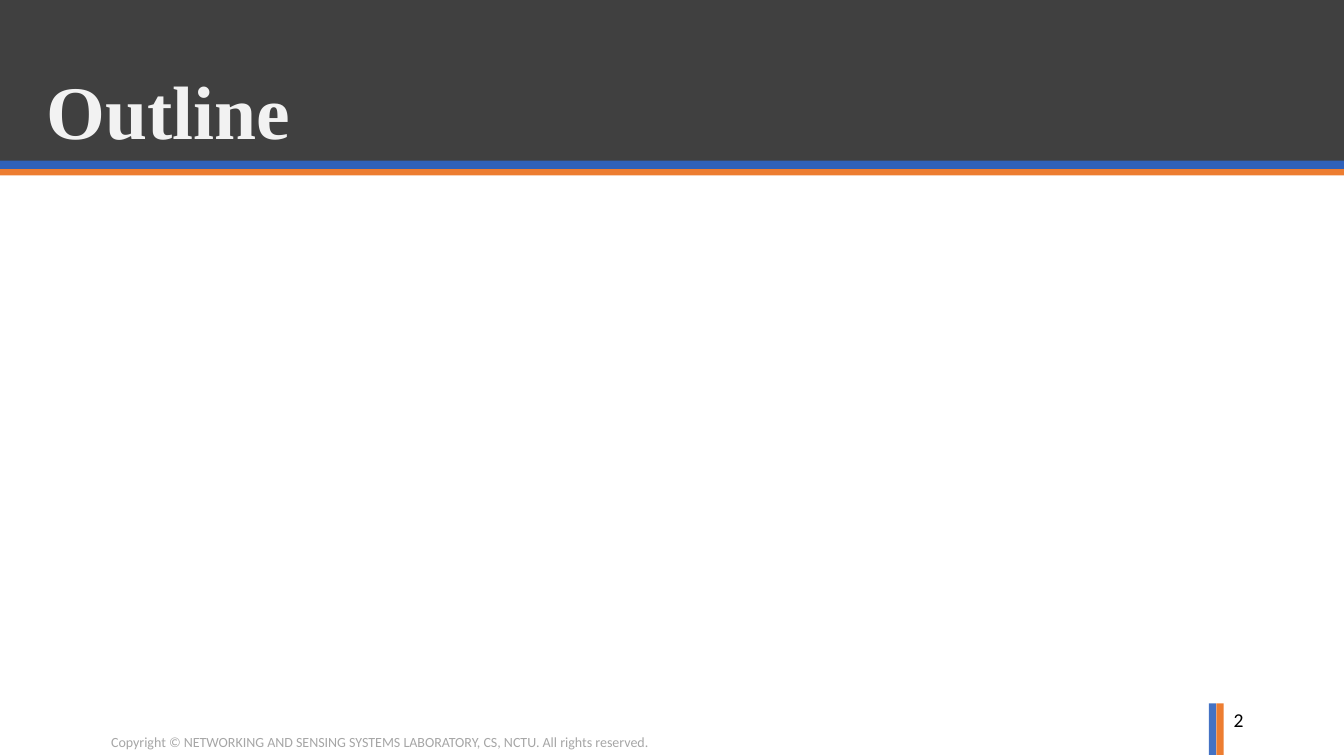
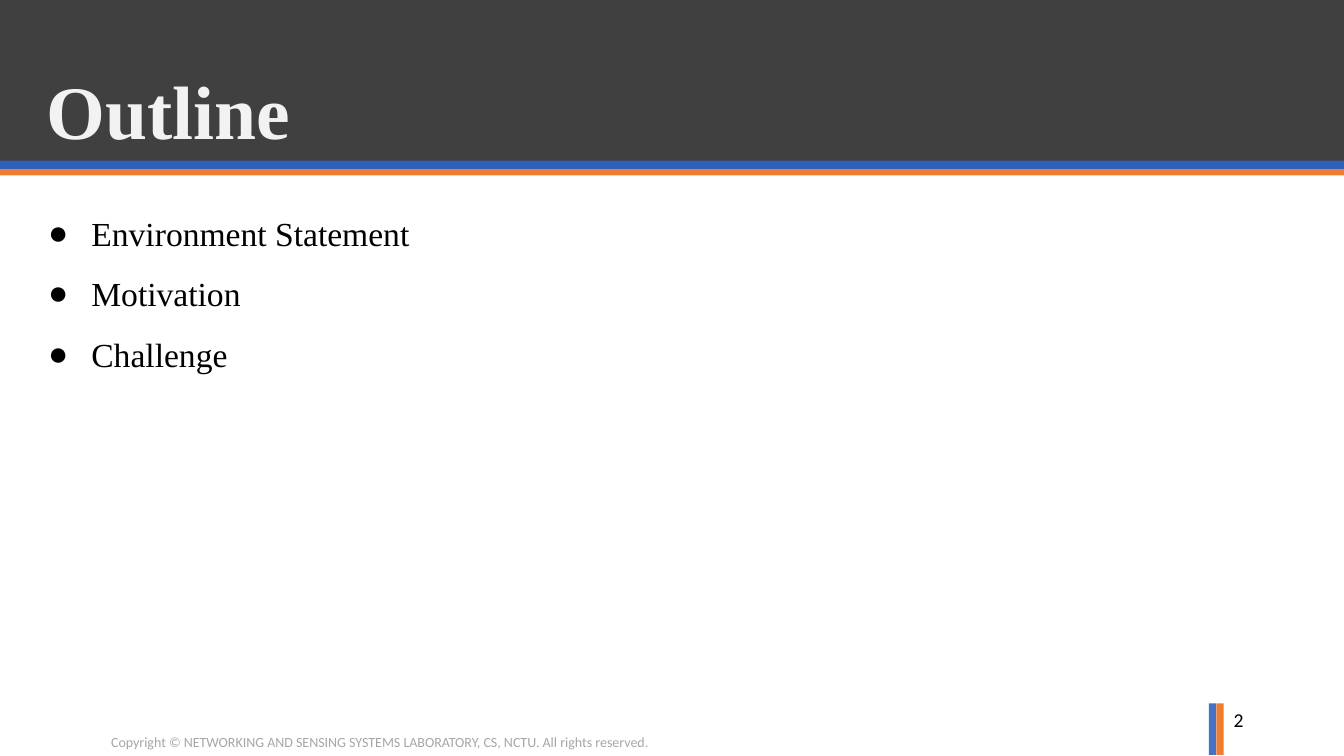
Before and after one commit to ghostkingwilly/RFID_Project, a slide deck: slide 2 of Proposal/RFID_Prorosal.pptx. Drawn at 1344x756 pixels with LibreOffice and Linux fonts; fonts in the diff are those of the drawing; background and template pictures are left out. Boxes give left, top, right and bottom in pixels: in the first picture for what was removed or moved away, otherwise in the second. Text is boxed around its words. In the diff, an @@ line names an element or a change of style, - is before the commit and + after.

```diff
--- a/Proposal/RFID_Prorosal.pptx
+++ b/Proposal/RFID_Prorosal.pptx
@@ text added at (91, 223, 409, 373), 24 pt, text #000000 @@
+● Environment Statement
+● Motivation
+● Challenge
```
Also in this commit, not shown: 1 other file.
